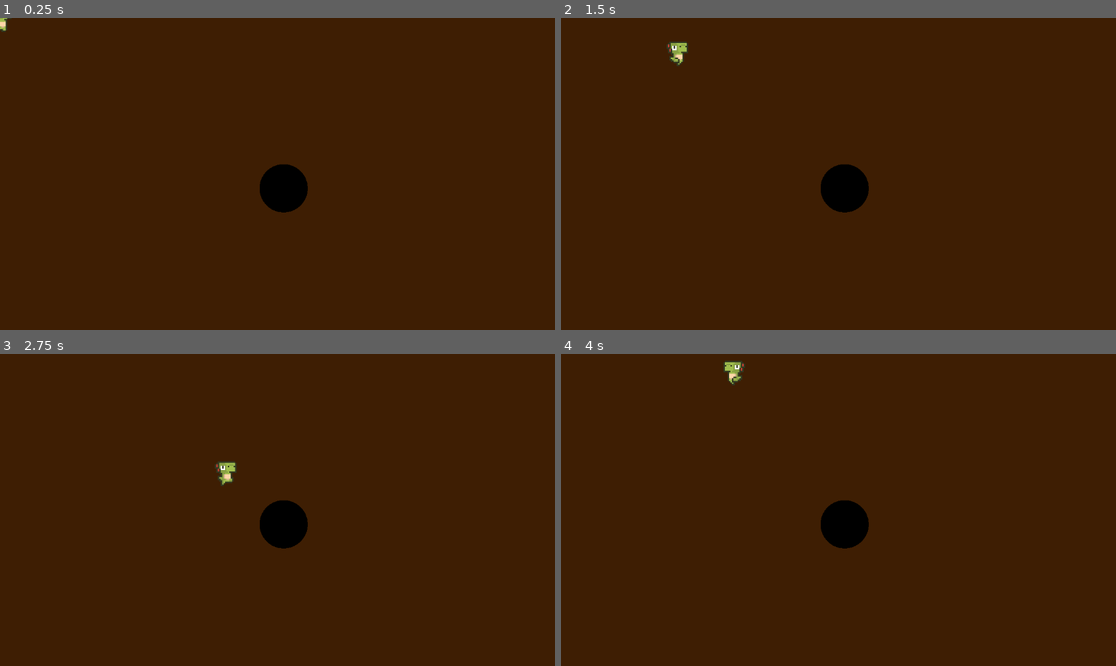
Above: before the commit, frames 1-4 (two rows, left to right).
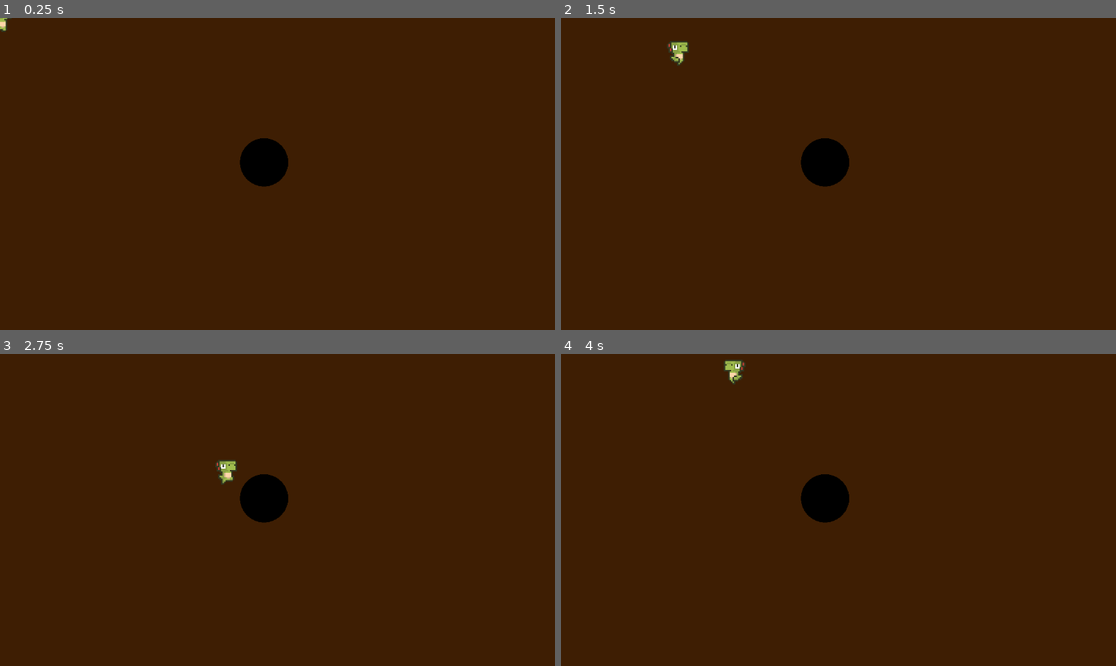
Above: after the commit, the same moments.

Repository: LatvianCow-eng/BlackholeGame
Game: Godot game, scene res://game.tscn
The game is run twice, just before and just after one commit, with the same random seed, the same clock (stepped at 60 frames per second) and the same inputs.
Inputs:
- Up to frame 1 (0.25 s): no input
- Up to frame 2 (1.5 s): tap Enter at 0.5 s; hold D (move_right) 0.53-1.28 s; hold S (move_down) from 1.28 s (still down)
- Up to frame 3 (2.75 s): release S (move_down) at 2.03 s; hold D (move_right) from 2.03 s (still down)
- Up to frame 4 (4 s): release D (move_right) at 2.78 s; hold W (move_up) 2.78-3.53 s; hold A (move_left) from 3.53 s (still down)

The runs differ from the first frame. In frame 1, 1.7% of the frame differs, in the area x 43-56%, y 38-63%; in frame 2, 1.8%; in frame 3, 1.8%, in the area x 38-56%, y 34-63%; in frame 4, 1.8%.

Commit message:
added rocks

Diff:
--- /dev/null
+++ b/Global.gd
@@ -0,0 +1,3 @@
+extends Node
+
+var blackhole_sprite : Sprite2D
--- /dev/null
+++ b/blackhole.gd
@@ -0,0 +1,6 @@
+extends Sprite2D
+
+
+# Called when the node enters the scene tree for the first time.
+func _ready():
+	Global.blackhole_sprite = self
--- /dev/null
+++ b/game.gd
@@ -0,0 +1,18 @@
+extends Node2D
+
+var rock = preload("res://rock.tscn")
+
+func _ready():
+	new_game()
+
+func new_game():
+	$rock_spawner.start()
+
+func _on_rock_spawner_timeout():
+	var summon = rock.instantiate()
+
+	var summon_spawn_location = $SpawnPath/SpawnPathProgress
+	summon_spawn_location.progress_ratio = randf()
+	summon.position = summon_spawn_location.position
+
+	add_child(summon)
--- a/game.tscn
+++ b/game.tscn
@@ -1,9 +1,11 @@
-[gd_scene load_steps=18 format=3 uid="uid://cbh6equa7imuh"]
+[gd_scene load_steps=21 format=3 uid="uid://cbh6equa7imuh"]
 
+[ext_resource type="Script" uid="uid://17hx0mu02xm1" path="res://game.gd" id="1_7jktm"]
 [ext_resource type="Script" uid="uid://bdfb7fg70dirn" path="res://player.gd" id="1_e2o6t"]
 [ext_resource type="Texture2D" uid="uid://huxrmuw0lco4" path="res://DinoSprites - vita.png" id="2_feb5d"]
 [ext_resource type="Texture2D" uid="uid://bvxbasy7mow2" path="res://Blackhole.png" id="3_feb5d"]
 [ext_resource type="Script" uid="uid://ci5m4il58nfr7" path="res://area_2d.gd" id="4_fc0e3"]
+[ext_resource type="Script" uid="uid://c35a2tih168ju" path="res://blackhole.gd" id="5_ryrav"]
 
 [sub_resource type="AtlasTexture" id="AtlasTexture_fc0e3"]
 atlas = ExtResource("2_feb5d")
@@ -95,7 +97,14 @@
 [sub_resource type="CircleShape2D" id="CircleShape2D_feb5d"]
 radius = 100.08
 
+[sub_resource type="Curve2D" id="Curve2D_ryrav"]
+_data = {
+"points": PackedVector2Array(0, 0, 0, 0, -64, -64, 0, 0, 0, 0, 1216, -64, 0, 0, 0, 0, 1216, 704, 0, 0, 0, 0, -64, 704, 0, 0, 0, 0, -64, -64)
+}
+point_count = 5
+
 [node name="Game" type="Node2D"]
+script = ExtResource("1_7jktm")
 
 [node name="Player" type="CharacterBody2D" parent="." node_paths=PackedStringArray("bh")]
 scale = Vector2(3, 3)
@@ -114,15 +123,26 @@
 shape = SubResource("CapsuleShape2D_7sc4i")
 
 [node name="Blackhole" type="Sprite2D" parent="."]
-position = Vector2(589, 354)
+position = Vector2(548, 300)
 scale = Vector2(0.5, 0.5)
 texture = ExtResource("3_feb5d")
+script = ExtResource("5_ryrav")
 
 [node name="Area2D" type="Area2D" parent="Blackhole"]
 script = ExtResource("4_fc0e3")
 
 [node name="CollisionShape2D" type="CollisionShape2D" parent="Blackhole/Area2D"]
 shape = SubResource("CircleShape2D_feb5d")
-disabled = true
 
-[connection signal="body_entered" from="Blackhole/Area2D" to="Blackhole/Area2D" method="_on_body_entered"]
+[node name="SpawnPath" type="Path2D" parent="."]
+curve = SubResource("Curve2D_ryrav")
+
+[node name="SpawnPathProgress" type="PathFollow2D" parent="SpawnPath"]
+position = Vector2(-64, -64)
+
+[node name="rock_spawner" type="Timer" parent="."]
+process_callback = 0
+wait_time = 5.0
+
+[connection signal="body_entered" from="Blackhole/Area2D" to="Player" method="_on_area_2d_body_entered"]
+[connection signal="timeout" from="rock_spawner" to="." method="_on_rock_spawner_timeout"]
--- a/player.gd
+++ b/player.gd
@@ -34,3 +34,6 @@
 
 func blackhole_pull():
 	position += position.direction_to(Vector2(bh.position.x, bh.position.y)) * bh.scale / 2
+
+func _on_area_2d_body_entered(body):
+	print("You died!")
--- a/project.godot
+++ b/project.godot
@@ -1,3 +1,11 @@
+; Engine configuration file.
+; It's best edited using the editor UI and not directly,
+; since the parameters that go here are not all obvious.
+;
+; Format:
+;   [section] ; section goes between []
+;   param=value ; assign values to parameters
+
 config_version=5
 
 [application]
@@ -6,6 +14,10 @@
 run/main_scene="res://game.tscn"
 config/features=PackedStringArray("4.4", "Forward Plus")
 config/icon="res://icon.svg"
+
+[autoload]
+
+Global="*res://Global.gd"
 
 [dotnet]
 
--- /dev/null
+++ b/rock.gd
@@ -0,0 +1,10 @@
+extends CharacterBody2D
+
+var bh : Sprite2D
+
+func _physics_process(delta):
+	bh = Global.blackhole_sprite
+	blackhole_pull()
+
+func blackhole_pull():
+	position += position.direction_to(Vector2(bh.position.x, bh.position.y)) * bh.scale
--- /dev/null
+++ b/rock.tscn
@@ -0,0 +1,28 @@
+[gd_scene load_steps=5 format=3 uid="uid://coaxk72je6mew"]
+
+[ext_resource type="Script" uid="uid://cg7jarn7k62mp" path="res://rock.gd" id="1_68h2w"]
+[ext_resource type="Texture2D" uid="uid://byy837qtjftta" path="res://rock.png" id="1_o0qsl"]
+
+[sub_resource type="CircleShape2D" id="CircleShape2D_68h2w"]
+radius = 7.0
+
+[sub_resource type="CircleShape2D" id="CircleShape2D_wecdg"]
+radius = 7.51665
+
+[node name="Rock" type="CharacterBody2D"]
+scale = Vector2(2, 2)
+collision_layer = 2
+script = ExtResource("1_68h2w")
+
+[node name="Sprite2D" type="Sprite2D" parent="."]
+texture = ExtResource("1_o0qsl")
+
+[node name="CollisionShape2D" type="CollisionShape2D" parent="."]
+position = Vector2(0.5, 0.5)
+shape = SubResource("CircleShape2D_68h2w")
+
+[node name="Area2D" type="Area2D" parent="."]
+
+[node name="CollisionShape2D" type="CollisionShape2D" parent="Area2D"]
+position = Vector2(0.5, 0.5)
+shape = SubResource("CircleShape2D_wecdg")
Not shown, added: Global.gd.uid
Not shown, added: blackhole.gd.uid
Not shown, added: game.gd.uid
Not shown, added: rock.gd.uid
